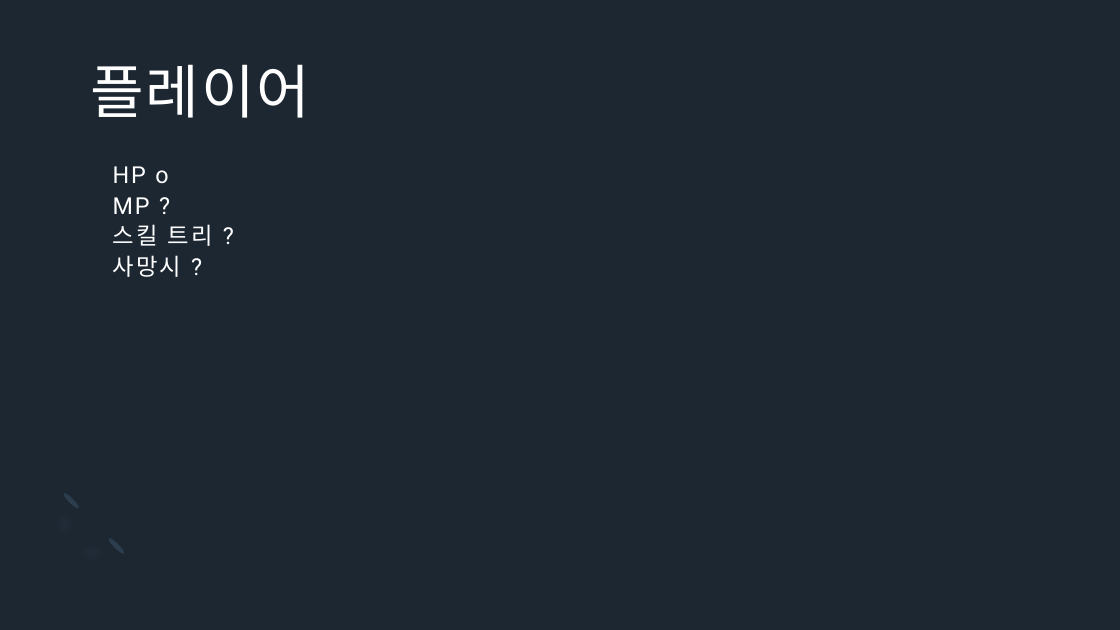
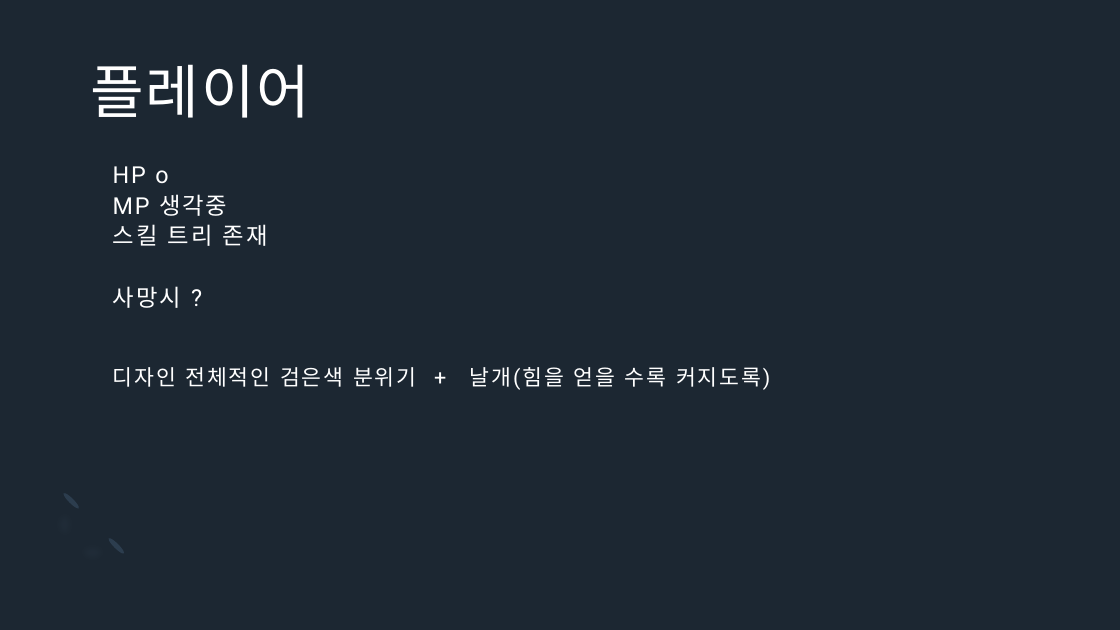
Before and after one commit to Icloy/2D_Roguelike, a slide deck: slide 10 of 기획서.pptx (slide 9 before the commit). Drawn at 1120x630 pixels with LibreOffice and Linux fonts; fonts in the diff are those of the drawing. Boxes give left, top, right and bottom in pixels: in the first picture for what was removed or moved away, otherwise in the second. Text is boxed around its words. In the diff, an @@ line names an element or a change of style, - is before the commit and + after.

```diff
--- a/기획서.pptx
+++ b/기획서.pptx
@@ title at [113, 166, 268, 308]: text changed @@
-HP o
-MP ?
-스킬 트리 ?
-사망시 ?
+HP o
+MP 생각중
+스킬 트리 존재
+사망시 ?
@@ text added at [113, 367, 770, 390], 18.5 pt, text #FFFFFF @@
+디자인 전체적인 검은색 분위기 + 날개(힘을 얻을 수록 커지도록)
```
Also in this commit, not shown: 7 other slides changed, 3 slides added, 1 slide removed.
